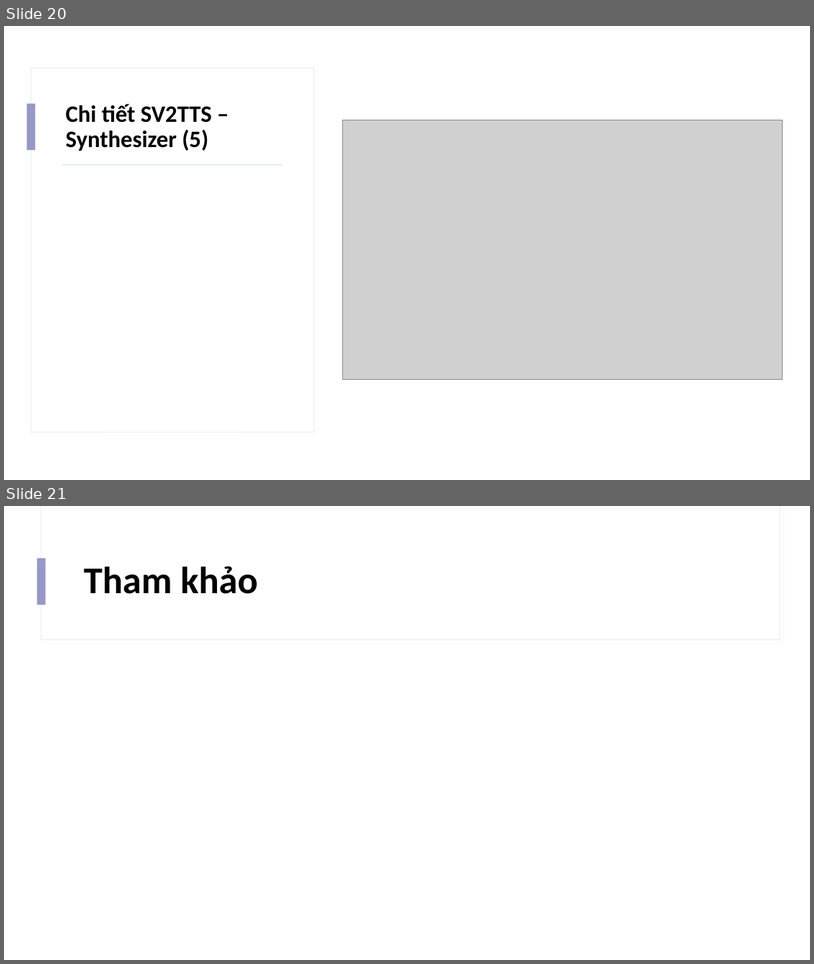
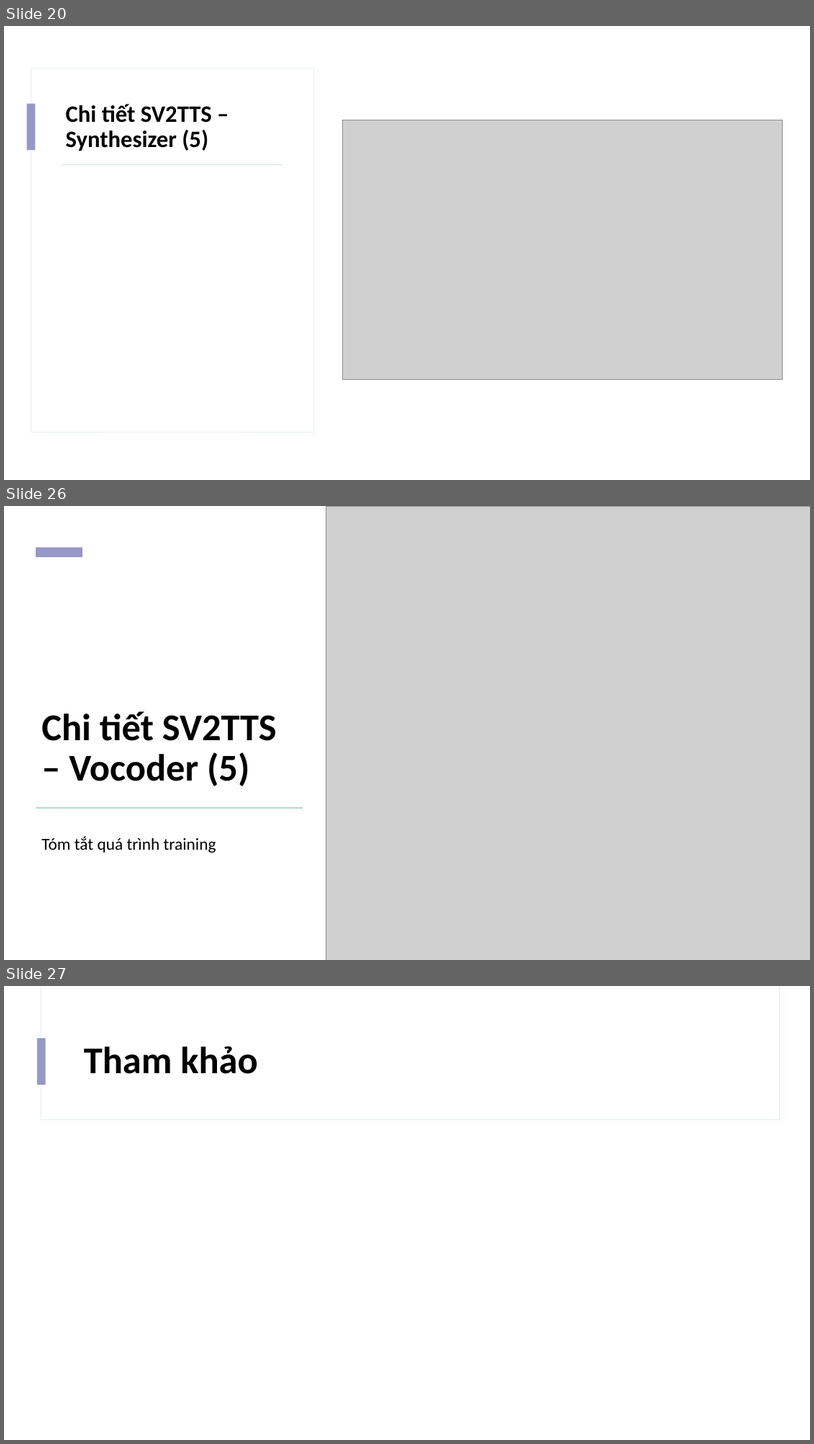
Before and after one commit to IrisStream/Machine-Learning, a slide deck: Voice_Cloning/Slide.pptx. Shown one above the other, each under a label of ours: slides 20 and 21 before the commit, slides 20, 26 and 27 after it; the slides between them are not shown. The pictures are 814x964 and 814x1444 pixels, drawn with LibreOffice and Linux fonts; fonts in the diff are those of the drawing; grey boxes stand for pictures. Boxes give left, top, right and bottom in pixels: in the first picture for what was removed or moved away, otherwise in the second. Text is boxed around its words. In the diff, an @@ line names an element or a change of style, - is before the commit and + after.

Commit message:
add vocoder

```diff
--- a/Voice_Cloning/Slide.pptx
+++ b/Voice_Cloning/Slide.pptx
@@ slide 26 added at box(4, 506, 810, 960), background #FFFFFF; not listed: 2 template elements that a slide beside it also shows @@
@@ rectangle added at box(4, 506, 810, 960), fill #FFFFFF @@
@@ picture added at box(326, 506, 810, 960) @@
@@ rectangle added at box(36, 548, 82, 557), fill #9698C6 @@
@@ title added at box(41, 711, 277, 786), 45 pt, text #000000, bold @@
+Chi tiết SV2TTS – Vocoder (5)
@@ rectangle added at box(36, 807, 302, 808), fill #BCDAD5, outline #BCDAD5 0.25 pt @@
@@ text added at box(41, 836, 216, 852), 20 pt, text #000000 @@
+Tóm tắt quá trình training
@@ what was slide 21 is now slide 27 @@
```
Also in this commit, not shown: 5 other slides added.
